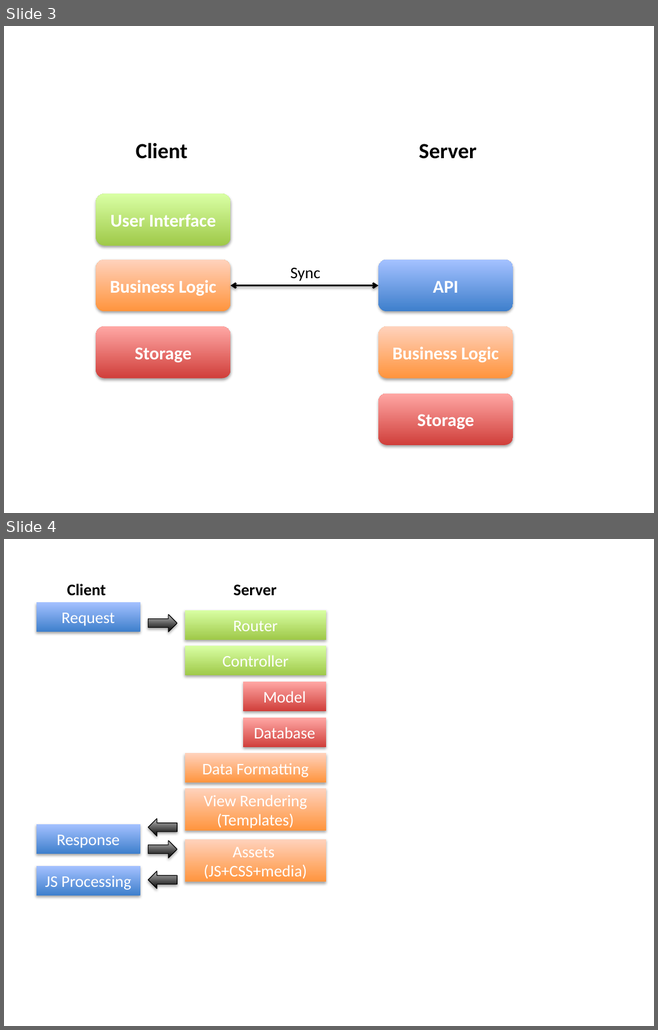
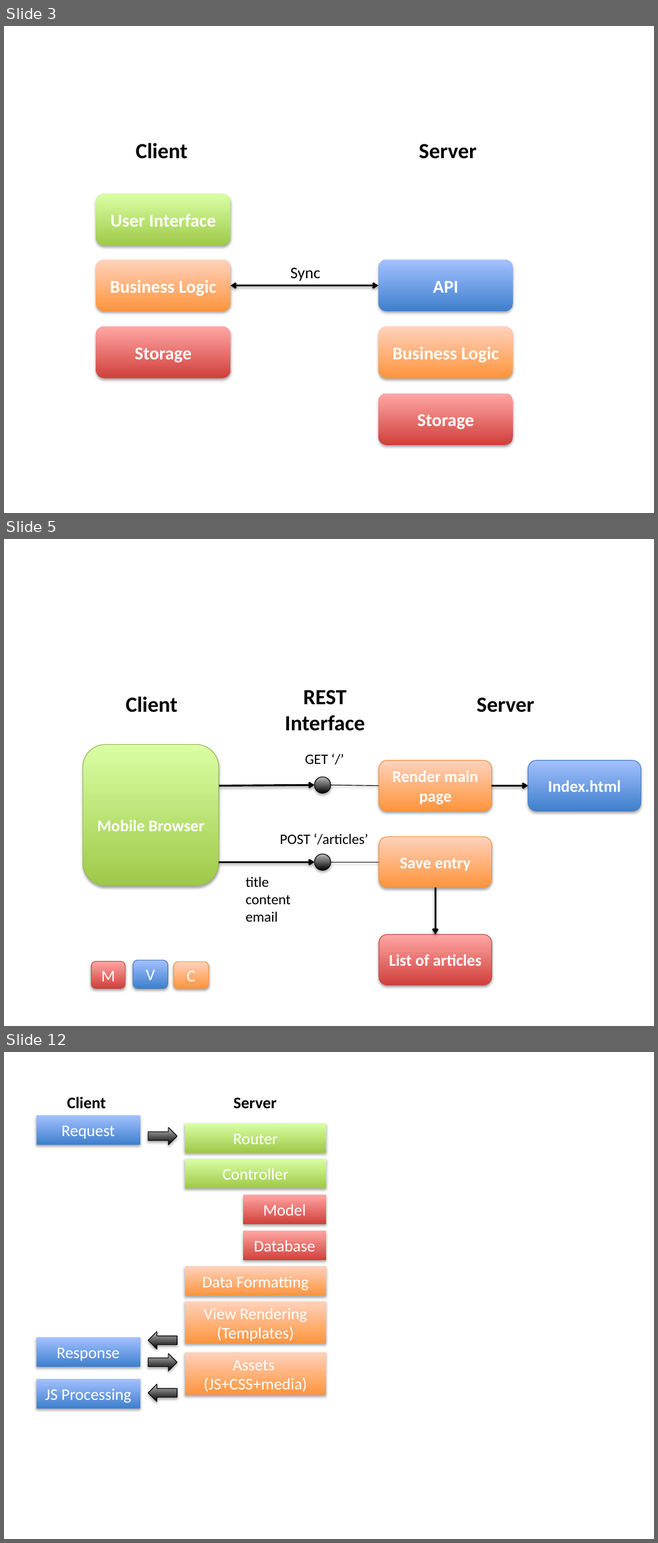
Before and after one commit to clody69/MobileWebApps, a slide deck: docs/diagrams.pptx. Shown one above the other, each under a label of ours: slides 3 and 4 before the commit, slides 3, 5 and 12 after it; the slides between them are not shown. The pictures are 658x1030 and 658x1543 pixels, drawn with LibreOffice and Linux fonts; fonts in the diff are those of the drawing. Boxes give left, top, right and bottom in pixels: in the first picture for what was removed or moved away, otherwise in the second. Text is boxed around its words. In the diff, an @@ line names an element or a change of style, - is before the commit and + after.

```diff
--- a/docs/diagrams.pptx
+++ b/docs/diagrams.pptx
@@ slide 5 added at (4, 539, 654, 1026), background #FFFFFF @@
@@ text added at (285, 690, 365, 731), 24 pt, text #000000, bold @@
+REST Interface
@@ text added at (126, 696, 177, 712), 24 pt, text #000000, bold @@
+Client
@@ text added at (476, 697, 534, 712), 24 pt, text #000000, bold @@
+Server
@@ rounded rectangle added at (83, 744, 219, 885), fill gradient #A0CA4A to #DAFFA5, outline #98B955 0.75 pt, 18 pt, text #FFFFFF, bold @@
+Mobile Browser
@@ text added at (305, 755, 328, 764), 16 pt, text #000000 @@
+GET ‘/’
@@ rounded rectangle added at (379, 761, 492, 811), fill gradient #FF953E to #FFD2BD, outline #F69240 0.75 pt, 18 pt, text #FFFFFF, bold @@
+Render main page
@@ rounded rectangle added at (528, 761, 641, 811), fill gradient #3F80CE to #A4C4FF, outline #4B7EBC 0.75 pt, 18 pt, text #FFFFFF, bold @@
+Index.html
@@ ellipse added at (314, 777, 331, 793), fill gradient #000000 to #BDBDBD, outline #000000 0.75 pt @@
@@ arrow added from (219, 786) to (314, 785), #000000 2 pt @@
@@ line added from (379, 786) to (331, 785), #000000 0.75 pt @@
@@ arrow added from (491, 786) to (528, 786), #000000 2 pt @@
@@ text added at (280, 834, 368, 845), 16 pt, text #000000 @@
+POST ‘/articles’
@@ rounded rectangle added at (379, 837, 492, 888), fill gradient #FF953E to #FFD2BD, outline #F69240 0.75 pt, 18 pt, text #FFFFFF, bold @@
+Save entry
@@ arrow added from (219, 863) to (314, 863), #000000 2 pt @@
@@ ellipse added at (314, 854, 331, 870), fill gradient #000000 to #BDBDBD, outline #000000 0.75 pt @@
@@ line added from (379, 863) to (331, 863), #000000 0.75 pt @@
@@ text added at (245, 877, 291, 922), 16 pt, text #000000 @@
+title
+content
+email
@@ arrow added from (436, 888) to (436, 935), #000000 2 pt @@
@@ rounded rectangle added at (379, 935, 492, 985), fill gradient #D1403C to #FFA6A5, outline #BF4C48 0.75 pt, 18 pt, text #FFFFFF, bold @@
+List of articles
@@ rounded rectangle added at (91, 961, 125, 988), fill gradient #D1403C to #FFA6A5, outline #BF4C48 0.75 pt, 18 pt, text #FFFFFF @@
+M
@@ rounded rectangle added at (133, 961, 168, 989), fill gradient #3F80CE to #A4C4FF, outline #4B7EBC 0.75 pt, 18 pt, text #FFFFFF @@
+V
@@ rounded rectangle added at (173, 962, 209, 988), fill gradient #FF953E to #FFD2BD, outline #F69240 0.75 pt, 18 pt, text #FFFFFF @@
+C
@@ what was slide 4 is now slide 12 @@
```
Also in this commit, not shown: 7 other slides added, 11 other files.
